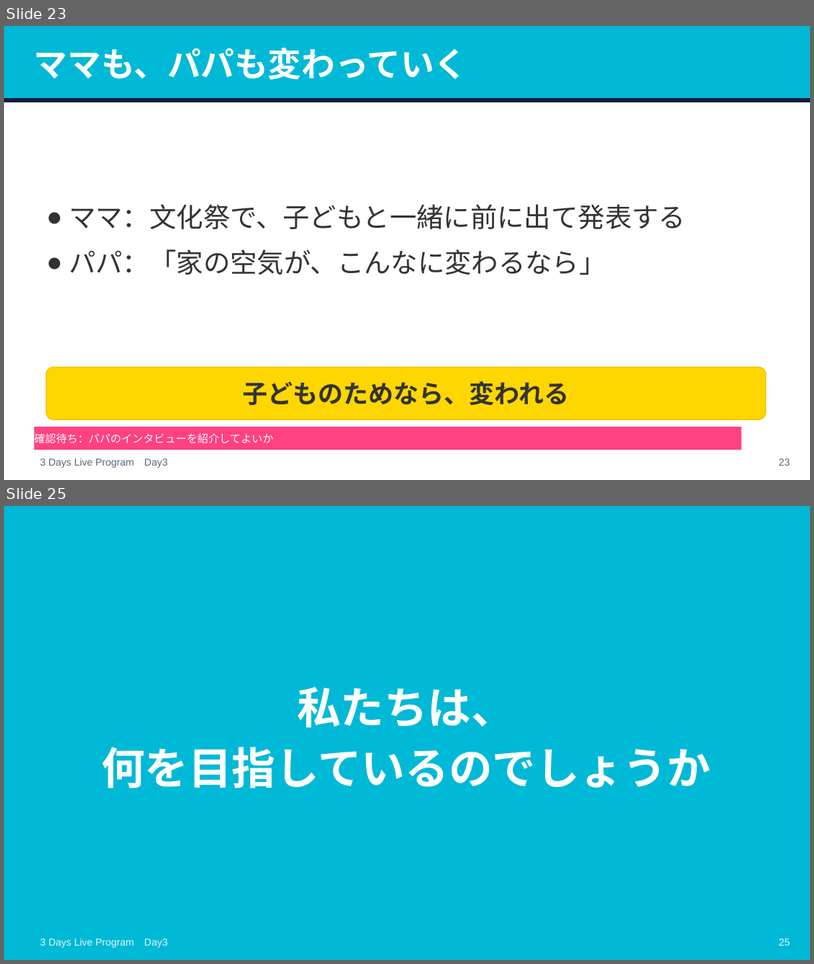
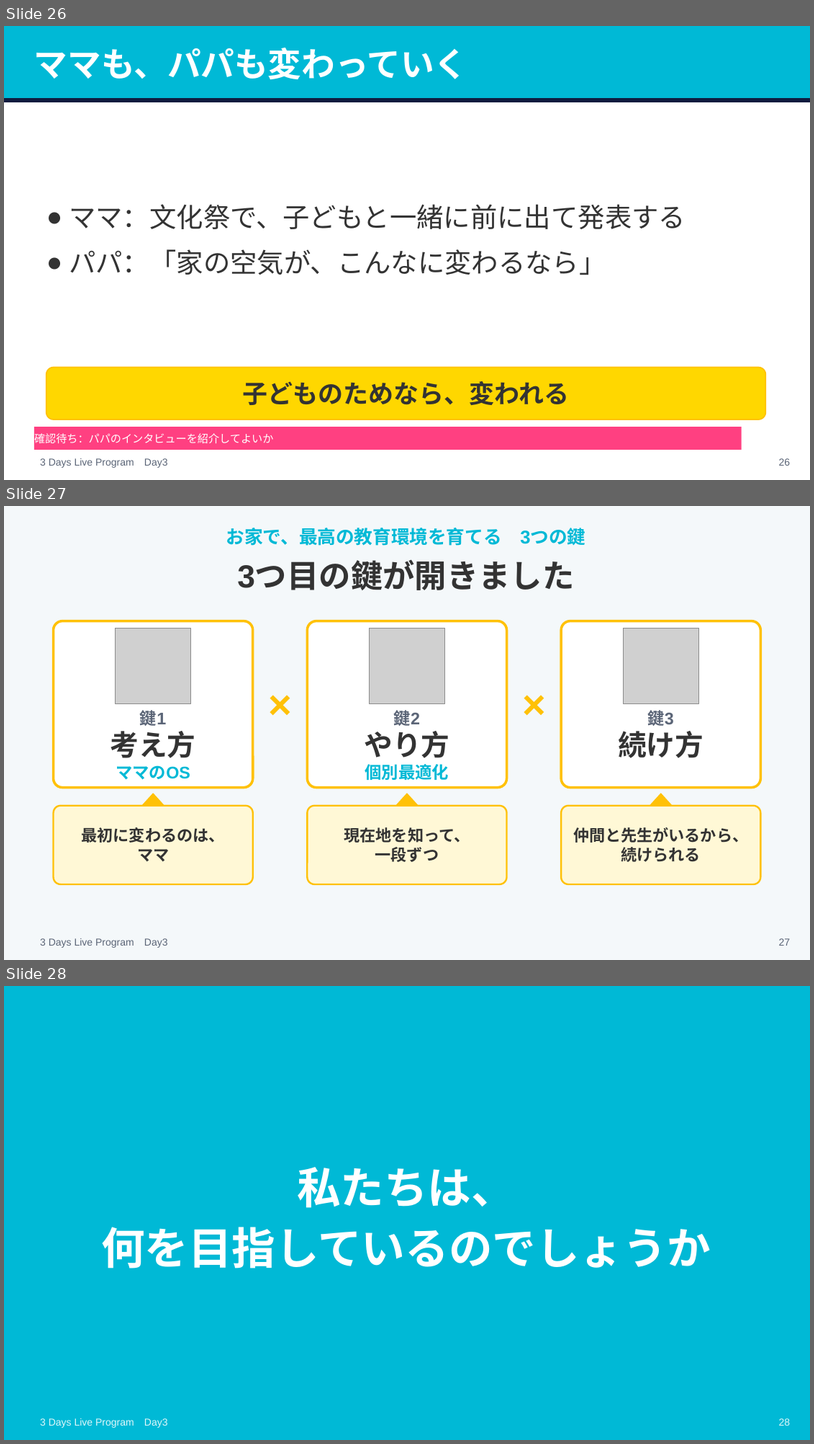
Before and after one commit to tanakayuc/static-pages, a slide deck: pigmarion-homeinter-3days-live/day3/v2/homeinter-day3-v2.pptx. Shown one above the other, each under a label of ours: slides 23 and 25 before the commit, slides 26, 27 and 28 after it; the slides between them are not shown. The pictures are 814x964 and 814x1444 pixels, drawn with LibreOffice and Linux fonts; fonts in the diff are those of the drawing; grey boxes stand for pictures. Boxes give left, top, right and bottom in pixels: in the first picture for what was removed or moved away, otherwise in the second. Text is boxed around its words. In the diff, an @@ line names an element or a change of style, - is before the commit and + after.

Commit message:
pigmarion-homeinter-3days-live: Day2・Day3で3つの鍵の図に吹き出しを足し、Day3に仲間の話とフックの3枚を足した（田中さんの指示）

```diff
--- a/pigmarion-homeinter-3days-live/day3/v2/homeinter-day3-v2.pptx
+++ b/pigmarion-homeinter-3days-live/day3/v2/homeinter-day3-v2.pptx
@@ slide 27 added at (4,506,810,960), background #F4F8FA; not listed: 1 template element that a slide beside it also shows @@
@@ text added at (226,528,586,546), 22 pt, text #00B9D6, bold @@
+お家で、最高の教育環境を育てる 3つの鍵
@@ text added at (237,562,574,590), 38 pt, text #333333, bold @@
+3つ目の鍵が開きました
@@ rounded rectangle added at (54,621,253,788), fill #FFFFFF, outline #FFC107 3 pt @@
@@ picture added at (116,628,191,704) @@
@@ rounded rectangle added at (308,621,507,788), fill #FFFFFF, outline #FFC107 3 pt @@
@@ picture added at (369,628,445,704) @@
@@ rounded rectangle added at (562,621,761,788), fill #FFFFFF, outline #FFC107 3 pt @@
@@ picture added at (623,628,699,704) @@
@@ text added at (253,675,308,730), 48 pt, text #FFC107, bold @@
+×
@@ text added at (507,675,562,730), 48 pt, text #FFC107, bold @@
+×
@@ text added at (140,710,166,726), 20 pt, text #5B6577, bold @@
+鍵1
@@ text added at (394,710,420,726), 20 pt, text #5B6577, bold @@
+鍵2
@@ text added at (648,710,674,726), 20 pt, text #5B6577, bold @@
+鍵3
@@ text added at (111,731,196,758), 34 pt, text #333333, bold @@
+考え方
@@ text added at (365,731,450,758), 34 pt, text #333333, bold @@
+やり方
@@ text added at (618,731,704,758), 34 pt, text #333333, bold @@
+続け方
@@ text added at (365,764,450,780), 20 pt, text #00B9D6, bold @@
+個別最適化
@@ text added at (116,765,190,780), 20 pt, text #00B9D6, bold @@
+ママのOS
@@ rounded rectangle added at (54,806,253,884), fill #FFF8D6, outline #FFC107 2 pt @@
@@ triangle added at (142,793,165,807), fill #FFC107, outline #FFC107 1 pt @@
@@ rounded rectangle added at (308,806,507,884), fill #FFF8D6, outline #FFC107 2 pt @@
@@ triangle added at (396,793,419,807), fill #FFC107, outline #FFC107 1 pt @@
@@ rounded rectangle added at (562,806,761,884), fill #FFF8D6, outline #FFC107 2 pt @@
@@ triangle added at (650,793,674,807), fill #FFC107, outline #FFC107 1 pt @@
@@ text added at (82,827,225,861), 19 pt, text #333333, bold @@
+最初に変わるのは、
+ママ
@@ text added at (345,827,471,862), 19 pt, text #333333, bold @@
+現在地を知って、
+一段ずつ
@@ text added at (574,827,748,862), 19 pt, text #333333, bold @@
+仲間と先生がいるから、
+続けられる
@@ page number added at (779,938,791,945), 12 pt, text #5B6577 @@
+27
@@ what was slide 23 is now slide 26 @@
@@ page number at (779,458,791,465): text changed @@
-23
+26
@@ what was slide 25 is now slide 28 @@
@@ page number at (779,1418,791,1425): text changed @@
-25
+28
```
Also in this commit, not shown: 4 slides changed, 3 other slides added, 1 slide removed, 35 other files.
